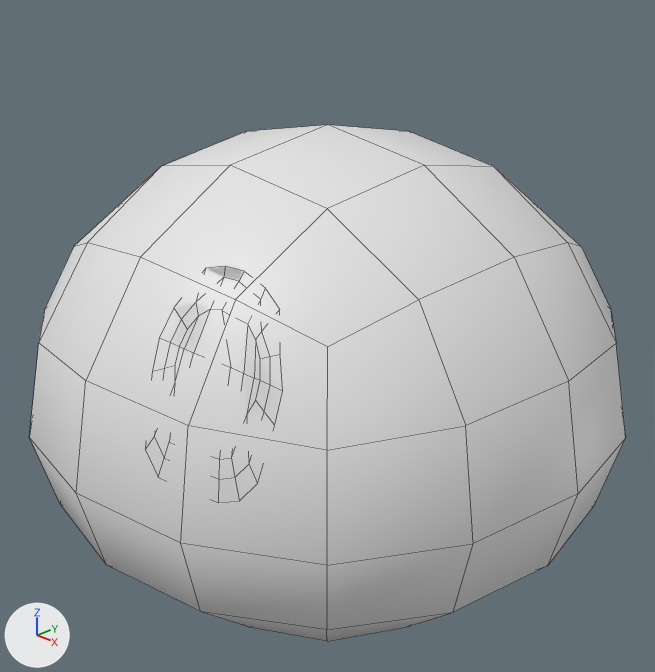
What one commit did to the Blender file 27.05.2025_Slime_0.blend.
One viewpoint serves both versions: a camera (50 mm lens) standing at (1.725, -1.72, 1.248) and looking at (0.032, -0.032, 0.254). Every picture has the same lights, and +X, +Y and +Z are marked at lower left. Mesh edges are drawn as thin lines.

The first picture shows 'Slime', 'Окружность'.
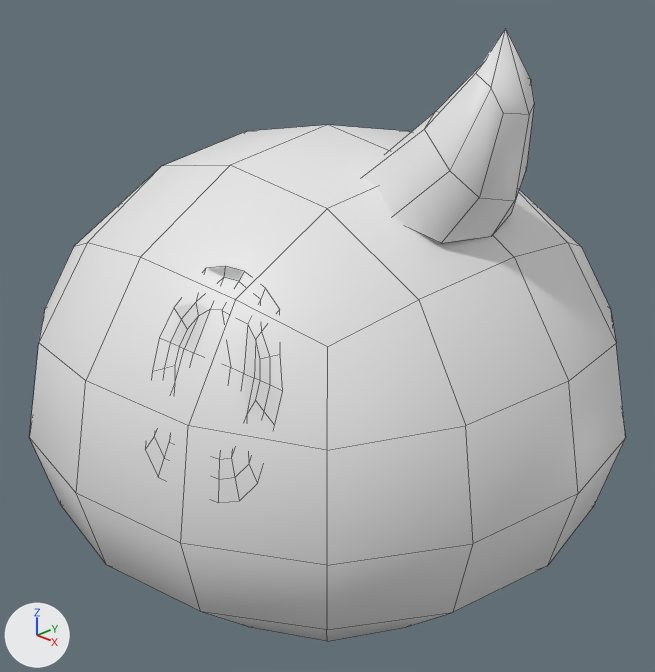
Commit message: The Horn

The change, as a diff of the scene's bpy script:
```diff
--- a/27.05.2025_Slime_0.blend.py
+++ b/27.05.2025_Slime_0.blend.py
@@ me_horn_mesh @@
+me_horn_mesh.from_pydata(...)  # 25 vertices, 20 faces; spans x -0.37..0.8, y -0.63..0.6, z -0.19..1.33
+me_horn_mesh.polygons.foreach_set('use_smooth', [True] * 20)
@@ ob_horn @@
+ob_horn = bpy.data.objects.new('Horn', me_horn_mesh)
+ob_horn.location = (0.334, 0.002, 0.767)
+ob_horn.rotation_euler = (0.0, 0.618, 0.0)  # degrees (0, 35, 0)
+ob_horn.scale = (0.3, 0.3, 0.3)
```

Location of each change, [x1, y1, x2, y2] in pixels of the pictures (655 x 672 px):
'Horn', added
    after: [362, 29, 534, 243]
